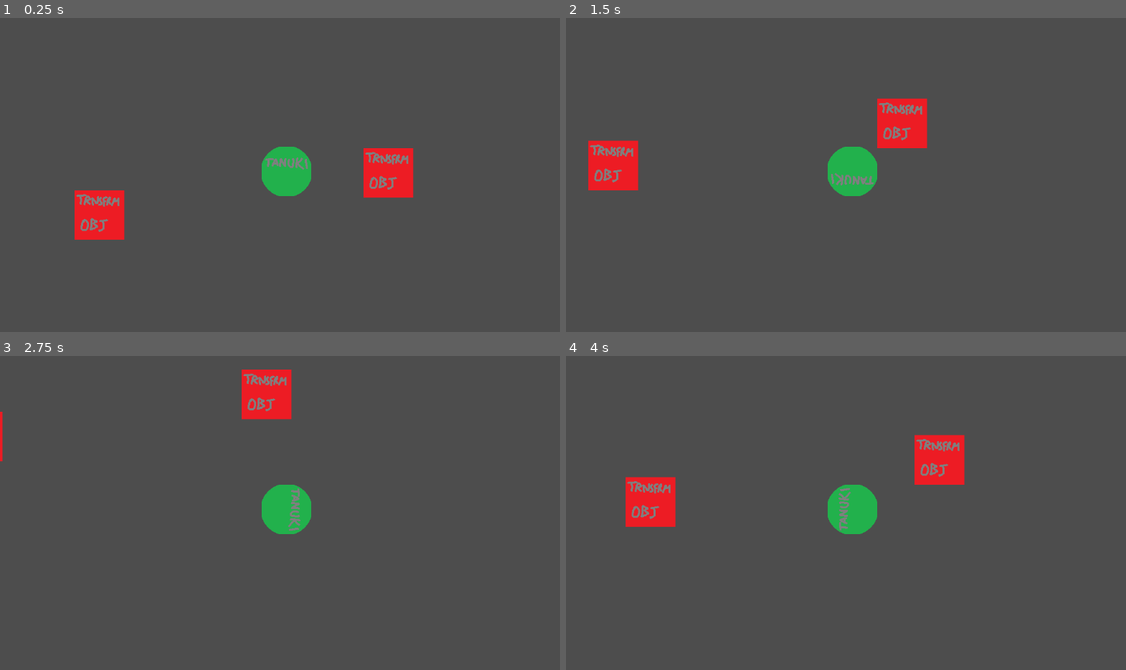
Above: before the commit, frames 1-4 (two rows, left to right).
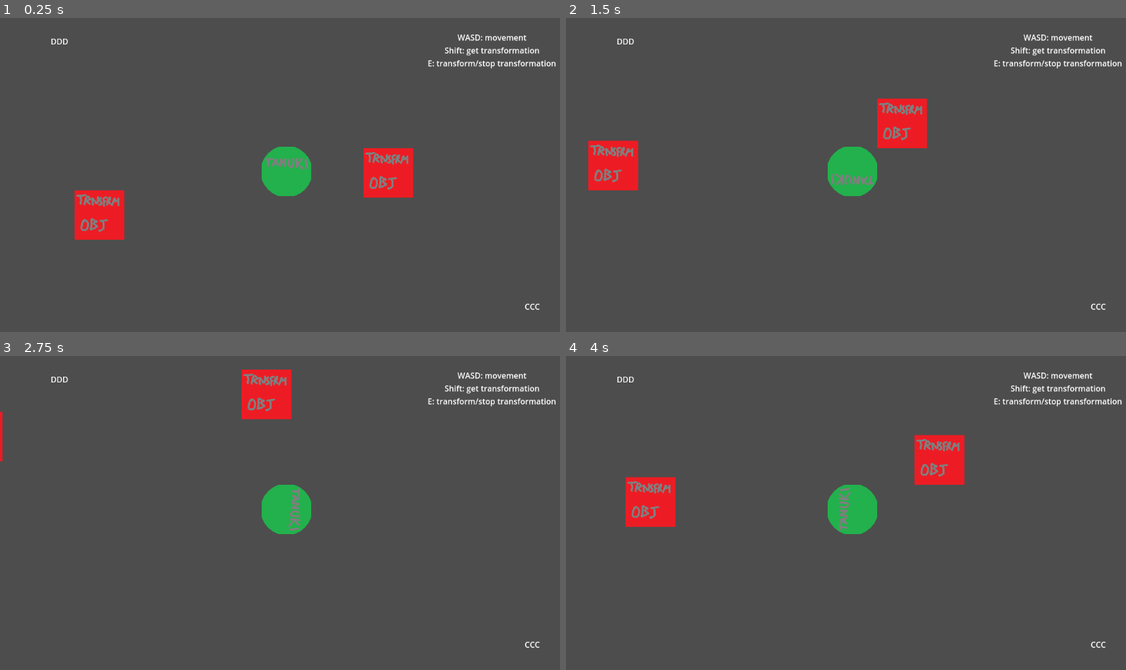
Above: after the commit, the same moments.

Repository: FinalExa/Tanuki
Game: Godot game, scene res://_Scenes/player_transform_test.tscn
Same seed, same stepped clock (60 frames per second), same inputs: the game is played once before the commit and once after it.
Inputs:
- Up to frame 1 (0.25 s): no input
- Up to frame 2 (1.5 s): tap Enter at 0.5 s; hold D (right) 0.53-1.28 s; tap E (transformation) at 0.6 s; hold S (down) from 1.28 s (still down); tap Shift (interact) at 1.35 s
- Up to frame 3 (2.75 s): tap E (transformation) at 1.55, 2.1 s; release S (down) at 2.03 s; hold D (right) from 2.03 s (still down)
- Up to frame 4 (4 s): release D (right) at 2.78 s; hold W (up) 2.78-3.53 s; tap E (transformation) at 2.85, 3.8 s; tap Space at 3.5 s; hold A (left) from 3.53 s (still down); tap Shift (interact) at 3.6 s

The runs differ from the first frame. In frame 1, 0.6% of the frame differs, in the area x 9-100%, y 5-93%; in frame 2, 0.6%; in frame 3, 0.6%; in frame 4, 0.6%.

Commit message:
UI made
- Timer added;
- Controls added;
- Transformation UI added.

Diff:
--- a/PlayerCharacter/PlayerCharacter.tscn
+++ b/PlayerCharacter/PlayerCharacter.tscn
@@ -1,8 +1,9 @@
-[gd_scene load_steps=8 format=3 uid="uid://dvqsbkk55uw2f"]
+[gd_scene load_steps=9 format=3 uid="uid://dvqsbkk55uw2f"]
 
 [ext_resource type="Script" path="res://PlayerCharacter/Scripts/PlayerCharacter.gd" id="1_0akyq"]
 [ext_resource type="Script" path="res://PlayerCharacter/Scripts/PCMovement.gd" id="1_7j0ss"]
 [ext_resource type="Script" path="res://PlayerCharacter/Scripts/PlayerRotator.gd" id="2_0m5xn"]
+[ext_resource type="PackedScene" uid="uid://cek5x81rd0yiw" path="res://UI/ui.tscn" id="2_d3p1y"]
 [ext_resource type="Texture2D" uid="uid://dyiale1jrkaxh" path="res://PlayerCharacter/Sprites/PlayerSprite.png" id="2_qjwsv"]
 [ext_resource type="Script" path="res://PlayerCharacter/Scripts/TransformationChange.gd" id="3_bjmh7"]
 [ext_resource type="PackedScene" uid="uid://8kq357xda744" path="res://PlayerCharacter/tail.tscn" id="4_yivsb"]
@@ -13,6 +14,10 @@
 [node name="PlayerCharacter" type="CharacterBody2D"]
 collision_layer = 3
 script = ExtResource("1_0akyq")
+
+[node name="Camera2D" type="Camera2D" parent="."]
+
+[node name="UI" parent="." instance=ExtResource("2_d3p1y")]
 
 [node name="CollisionShape2D" type="CollisionShape2D" parent="."]
 shape = SubResource("CircleShape2D_nxjry")
@@ -25,8 +30,6 @@
 
 [node name="Sprite2D" type="Sprite2D" parent="Rotator"]
 texture = ExtResource("2_qjwsv")
-
-[node name="Camera2D" type="Camera2D" parent="Rotator"]
 
 [node name="TransformationChange" type="Node2D" parent="Rotator"]
 script = ExtResource("3_bjmh7")
--- /dev/null
+++ b/UI/ui.tscn
@@ -0,0 +1,29 @@
+[gd_scene format=3 uid="uid://cek5x81rd0yiw"]
+
+[node name="UI" type="Node2D"]
+z_index = 1
+
+[node name="Commands" type="Label" parent="."]
+offset_left = 284.0
+offset_top = -283.0
+offset_right = 543.0
+offset_bottom = -205.0
+text = "WASD: movement
+Shift: get transformation
+E: transform/stop transformation"
+horizontal_alignment = 1
+vertical_alignment = 1
+
+[node name="SavedTransformation" type="Label" parent="."]
+offset_left = 479.0
+offset_top = 261.0
+offset_right = 519.0
+offset_bottom = 287.0
+text = "CCC"
+
+[node name="Timer" type="Label" parent="."]
+offset_left = -474.0
+offset_top = -274.0
+offset_right = -434.0
+offset_bottom = -248.0
+text = "DDD"
